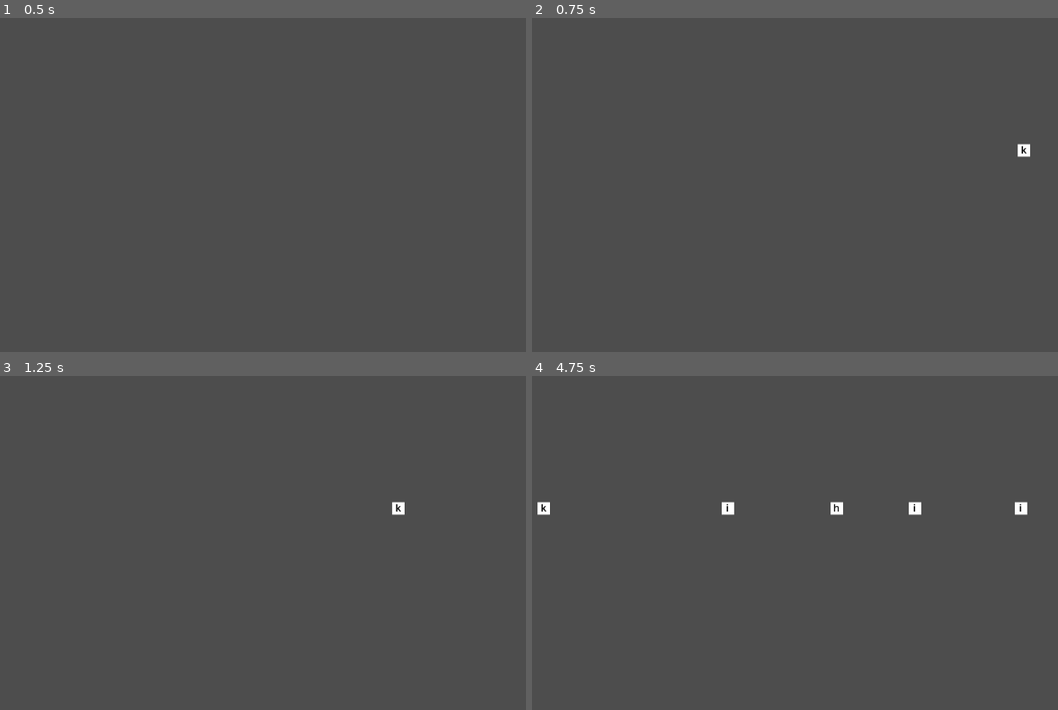
Above: before the commit, frames 1-4 (two rows, left to right).
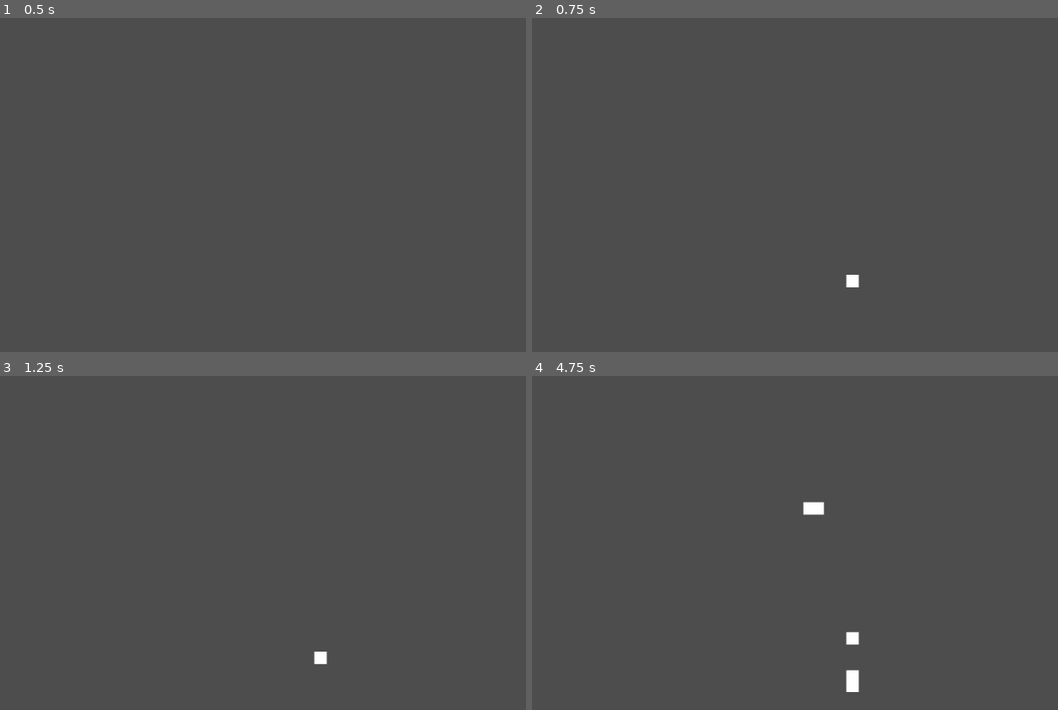
Above: after the commit, the same moments.

Repository: ovatsug2345/dev
Game: Godot game, scene res://Hacking Minigame/hacking_minigame_screen.tscn
Two runs of this game, one before a commit and one after it. Both use one fixed random seed, a clock stepped at 60 frames per second and the inputs below. The project has no main scene, so this scene is started directly.
Inputs (mouse positions are in pixels of both pictures, inside the frame that each line leads up to):
- Up to frame 1 (0.5 s): no input
- Up to frame 2 (0.75 s): tap Enter (ui_accept) at 0.5 s; move the mouse to (1010, 131) at 0.52 s; hold D (MOVERIGHT) from 0.53 s (still down); hold Shift (Sprint) from 0.53 s (still down); click (1010, 131) at 0.67 s
- Up to frame 3 (1.25 s): keep holding D (MOVERIGHT); keep holding Shift (Sprint); tap Enter (ui_accept) at 0.77 s; tap I (i, bound only after the commit) at 0.8 s
- Up to frame 4 (4.75 s): move the mouse to (710, 529) at 1.27 s; release D (MOVERIGHT) at 1.28 s; release Shift (Sprint) at 1.28 s; hold S (MOVEBACKWARDS) 1.28-2.03 s; tap I (i, bound only after the commit) at 1.35, 4.55 s; tap Enter (ui_accept) at 1.52, 3.02, 3.77, 4.52 s; tap J (j, bound only after the commit) at 1.55, 2.1 s; move the mouse to (926, 419) at 2.02 s; hold D (MOVERIGHT) 2.03-2.78 s; tap K (k, bound only after the commit) at 2.3, 2.85 s; move the mouse to (816, 589) at 2.77 s; hold W (MOVEFORWARD) 2.78-3.53 s; click (816, 589) at 2.92 s; tap L (l, bound only after the commit) at 3.05, 3.6 s; move the mouse to (outside the picture) at 3.52 s; hold Shift (Sprint) 3.53-4.28 s; hold A (MOVELEFT) from 3.53 s (still down); move the mouse to (637, 449) at 4.27 s; tap Alt (PDA) at 4.35 s

Frame 1 is identical in both runs. In frame 2, 0.2% of the frame differs, in the area x 59-95%, y 37-81%; in frame 3, 0.2%; in frame 4, 0.9%, in the area x 1-95%, y 37-95%.
Error after the commit: Invalid call. Nonexistent function 'has' in base 'Control (DETECTION AREA.gd)'. (res://Hacking)

Commit message:
02/04/2024

Diff:
--- a/Main/CONTROL CENTER.gd
+++ b/Main/CONTROL CENTER.gd
@@ -1,9 +1,12 @@
-extends Node
+extends Control
 
-var prompt_spawn = 0
+var prompt_spawn
 var game_started = 0
 var prompts_ready = 0
-
+var detection_area
+var speed = 2
+var prompt_count = 0
+var finished = 1
 var end_of_line = 0
 
 var prompt_options = []
@@ -16,24 +19,28 @@
 func _process(_delta):
 	if Input.is_action_just_pressed("Sprint") and prompts_ready == 1:
 		start.emit(ready)
-		game_started = 1
 		start_spawning()
 
 func start_spawning():
-	while game_started == 1:
-		spawn_prompt()
-		await get_tree().create_timer(1.0).timeout
+	if finished == 1:
+		finished = 0
+		game_started = 1
+		while game_started == 1:
+			spawn_prompt()
+			await get_tree().create_timer(1.0).timeout
+			finished = 1
 
 func spawn_prompt():
 	var r_prompt =prompts_path + prompt_options.pick_random()
 	var random_prompt = load(r_prompt).instantiate()
-	random_prompt.speed = -5
-	random_prompt.position = prompt_spawn
+	random_prompt.position =self.position + random_prompt.test
 	add_child(random_prompt)
+	random_prompt.killed.connect(self._on_prompt_killed)
+
 
 
 func _on_detection_area_s_detection_area_xy(val):
-		prompt_spawn = val + Vector2(600,0)
+		detection_area = val
 
 
 func _ready():
@@ -57,11 +64,18 @@
 		print("An error occurred when trying to access the path.")
 
 
-func _on_area_2d_body_exited(body):
-	if end_of_line == body:
-		stop.emit()
-		game_started = 0
 
 
 func _on_area_2d_2_body_entered(body):
-	end_of_line = body
+	stop.emit(1)
+	game_started = 0
+	prompt_count += 1
+
+
+func _on_prompt_killed(v):
+	print(prompt_count)
+	prompt_count -= 1
+	if prompt_count <= 0 and finished == 1:
+		start_spawning()
+		start.emit(1)
+	print(game_started)
--- a/Main/Hacking Minigame/DETECTION AREA.gd
+++ b/Main/Hacking Minigame/DETECTION AREA.gd
@@ -1,4 +1,4 @@
-extends Node2D
+extends Control
 
 var detection_area_xy = "a"
 
--- a/Main/Hacking Minigame/Prompts/prompt.gd
+++ b/Main/Hacking Minigame/Prompts/prompt.gd
@@ -2,24 +2,68 @@
 
 var speed = 1
 var active = 1
-var keys = ["h","j","k","i"]
+var keys = ["l","j","k","i"]
 var set_key = ""
-var actionable = 0
+var actionable = 1
+var test = Vector2(0,0)
 signal set_label
+signal killed
+
+func _init():
+	set_key= keys.pick_random()
+
+	if set_key == "l":
+		test = Vector2(200,0)
+	if set_key == "k":
+		test = Vector2(0,200)
+	if set_key == "j":
+		test = Vector2(-200,0)
+	if set_key == "i":
+		test = Vector2(0,-200)
 
 func _ready():
+	for i in get_parent().get_children():
+		if i.has(set_key):
+			var children = []
+			children.append(i.set_key)
+			var seen = {}
+			seen[children[0]] = true
+			for s in range(1, children.size()):
+				print(children[s])
+				var v = children[s]
+				if seen.has(v):
+					queue_free()
 	get_parent().stop.connect(self._on_control_center_stop)
-	set_key= keys.pick_random()
+	get_parent().start.connect(self._on_control_center_start)
+	if set_key == "l":
+		speed = get_parent().speed * -1
+	if set_key == "k":
+		speed = get_parent().speed * -1
+	if set_key == "j":
+		speed = get_parent().speed
+	if set_key == "i":
+		speed = get_parent().speed
 	set_label.emit(set_key)
 
+
 func _physics_process(_delta):
-	print(set_key)
+
 	if active == 1:
-		position += Vector2(speed,0)
+		if set_key == "l" or set_key == "j":
+			position += Vector2(speed,0)
+		elif set_key == "i" or set_key == "k":
+			position += Vector2(0,speed)
 	if Input.is_action_just_pressed(set_key):
 		if actionable == 1:
+			killed.emit(1)
+			print("dead")
 			queue_free()
 
 
-func _on_control_center_stop():
+func _on_control_center_stop(v):
 	active = 0
+
+
+
+func _on_control_center_start(v):
+	active = 1
--- a/Main/Hacking Minigame/hacking_minigame_screen.tscn
+++ b/Main/Hacking Minigame/hacking_minigame_screen.tscn
@@ -5,32 +5,54 @@
 
 [sub_resource type="RectangleShape2D" id="RectangleShape2D_geqj2"]
 
-[node name="Hacking minigame screen" type="Node2D"]
+[node name="Hacking minigame screen" type="Control"]
+layout_mode = 3
+anchors_preset = 8
+anchor_left = 0.5
+anchor_top = 0.5
+anchor_right = 0.5
+anchor_bottom = 0.5
+grow_horizontal = 2
+grow_vertical = 2
+size_flags_horizontal = 4
+size_flags_vertical = 4
 
-[node name="CONTROL CENTER" type="Node" parent="."]
+[node name="CONTROL CENTER" type="Control" parent="."]
+layout_mode = 1
+anchors_preset = 8
+anchor_left = 0.5
+anchor_top = 0.5
+anchor_right = 0.5
+anchor_bottom = 0.5
+grow_horizontal = 2
+grow_vertical = 2
 script = ExtResource("1_8w8r7")
 
-[node name="DETECTION AREA" type="Node2D" parent="CONTROL CENTER"]
-position = Vector2(0, 275)
+[node name="DETECTION AREA" type="Control" parent="CONTROL CENTER"]
+layout_mode = 1
+anchors_preset = 8
+anchor_left = 0.5
+anchor_top = 0.5
+anchor_right = 0.5
+anchor_bottom = 0.5
+grow_horizontal = 2
+grow_vertical = 2
+size_flags_horizontal = 4
+size_flags_vertical = 4
 script = ExtResource("3_j5xwt")
 
 [node name="Area2D" type="Area2D" parent="CONTROL CENTER/DETECTION AREA"]
-position = Vector2(300, 50)
 
 [node name="CollisionShape2D" type="CollisionShape2D" parent="CONTROL CENTER/DETECTION AREA/Area2D"]
-scale = Vector2(20, 5)
+scale = Vector2(20, 20)
 shape = SubResource("RectangleShape2D_geqj2")
 
 [node name="Area2D2" type="Area2D" parent="CONTROL CENTER/DETECTION AREA"]
-position = Vector2(50, 50)
 
 [node name="CollisionShape2D" type="CollisionShape2D" parent="CONTROL CENTER/DETECTION AREA/Area2D2"]
 scale = Vector2(5, 5)
 shape = SubResource("RectangleShape2D_geqj2")
 
-[node name="Camera2D" type="Camera2D" parent="."]
-position = Vector2(575, 325)
-
 [connection signal="s_detection_area_xy" from="CONTROL CENTER/DETECTION AREA" to="CONTROL CENTER" method="_on_detection_area_s_detection_area_xy"]
 [connection signal="body_exited" from="CONTROL CENTER/DETECTION AREA/Area2D" to="CONTROL CENTER" method="_on_area_2d_body_exited"]
 [connection signal="body_entered" from="CONTROL CENTER/DETECTION AREA/Area2D2" to="CONTROL CENTER" method="_on_area_2d_2_body_entered"]
--- a/Main/project.godot
+++ b/Main/project.godot
@@ -74,3 +74,23 @@
 "events": [Object(InputEventKey,"resource_local_to_scene":false,"resource_name":"","device":-1,"window_id":0,"alt_press …(182 unchanged characters)…
 ]
 }
+i={
+"deadzone": 0.5,
+"events": [Object(InputEventKey,"resource_local_to_scene":false,"resource_name":"","device":-1,"window_id":0,"alt_pressed":false,"shift_pressed":false,"ctrl_pressed":false,"meta_pressed":false,"pressed":false,"keycode":0,"physical_keycode":73,"key_label":0,"unicode":105,"echo":false,"script":null)
+]
+}
+j={
+"deadzone": 0.5,
+"events": [Object(InputEventKey,"resource_local_to_scene":false,"resource_name":"","device":-1,"window_id":0,"alt_pressed":false,"shift_pressed":false,"ctrl_pressed":false,"meta_pressed":false,"pressed":false,"keycode":0,"physical_keycode":74,"key_label":0,"unicode":106,"echo":false,"script":null)
+]
+}
+k={
+"deadzone": 0.5,
+"events": [Object(InputEventKey,"resource_local_to_scene":false,"resource_name":"","device":-1,"window_id":0,"alt_pressed":false,"shift_pressed":false,"ctrl_pressed":false,"meta_pressed":false,"pressed":false,"keycode":0,"physical_keycode":75,"key_label":0,"unicode":107,"echo":false,"script":null)
+]
+}
+l={
+"deadzone": 0.5,
+"events": [Object(InputEventKey,"resource_local_to_scene":false,"resource_name":"","device":-1,"window_id":0,"alt_pressed":false,"shift_pressed":false,"ctrl_pressed":false,"meta_pressed":false,"pressed":false,"keycode":0,"physical_keycode":76,"key_label":0,"unicode":108,"echo":false,"script":null)
+]
+}
